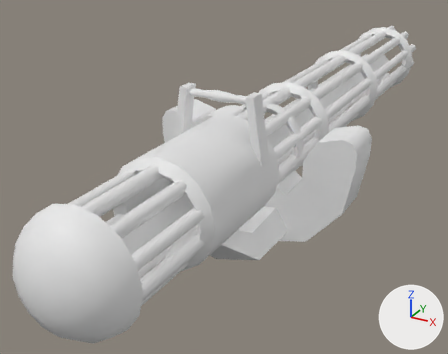
The FBX model Art/Weapons/WEP_MINICatling_001/WEP_MINICatling_001.fbx, before and after one commit.
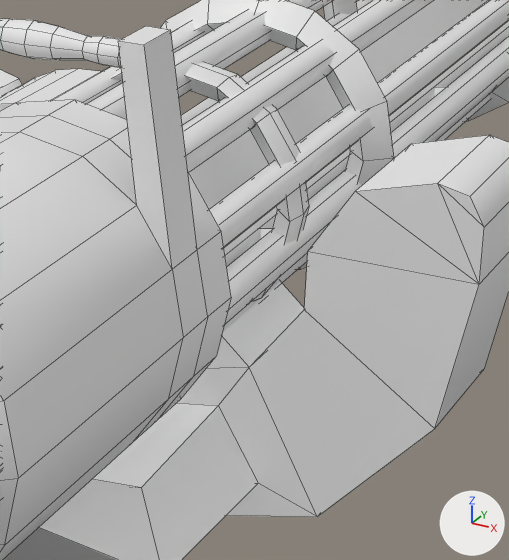
Each version is shown whole from a camera (50 mm lens) standing at (0.331, -0.837, 0.292) and looking at (-0.077, -0.096, -0.078), then close up on the part from 47% to 81% of the width and 24% to 72% of the height. Every picture has the same lights, and +X, +Y and +Z are marked at lower right. The close-ups show mesh edges as thin lines. Where no turn or scale is listed for an object, it has been applied to the vertices. Vertices at the same position are counted once.

Objects in the first close-up: 'WEP_MINICatling_001'.
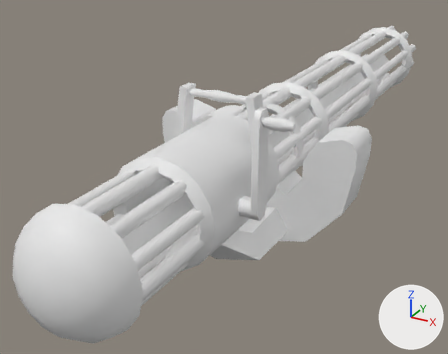
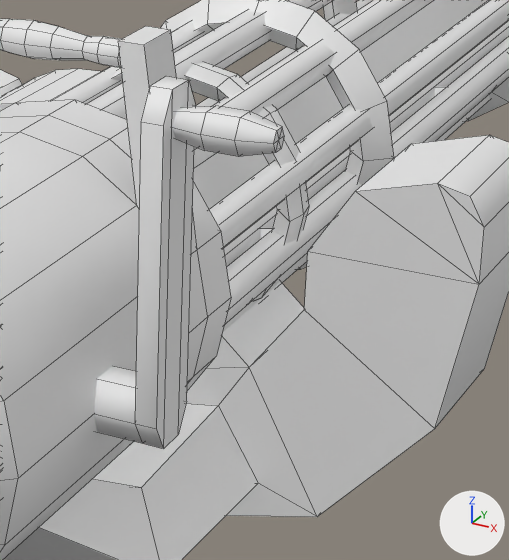
Diff of the bpy script that builds the scene:
```diff
--- a/Art/Weapons/WEP_MINICatling_001/WEP_MINICatling_001.fbx.py
+++ b/Art/Weapons/WEP_MINICatling_001/WEP_MINICatling_001.fbx.py
@@ me_mesh @@
 # used by ob_wep_minicatling_001; location = (0.0, 0.0, 0.0)
-me_mesh.from_pydata(...)  # 796 vertices, 787 faces; spans x -0.138..0.138, y -0.543..0.5, z -0.134..0.102
+me_mesh.from_pydata(...)  # 845 vertices, 831 faces; spans x -0.138..0.138, y -0.543..0.5, z -0.134..0.109
+# me_mesh part 1: a new loose piece of 25 vertices spanning x 0.085..0.118, y -0.317..-0.303, z 0.091..0.103, in mat_minicatling (white #e7e7e7)
+# me_mesh part 2: a new loose piece of 24 vertices spanning x 0.059..0.086, y -0.321..-0.299, z -0.01..0.109, in mat_minicatling (white #e7e7e7)
 me_mesh.materials.append(mat_minicatling)
```

Location of each change, [x1, y1, x2, y2] in pixels of the close-ups (509 x 560 px):
part 1 of me_mesh, added: after [173, 106, 284, 157]
part 2 of me_mesh, added: after [94, 76, 196, 449]
